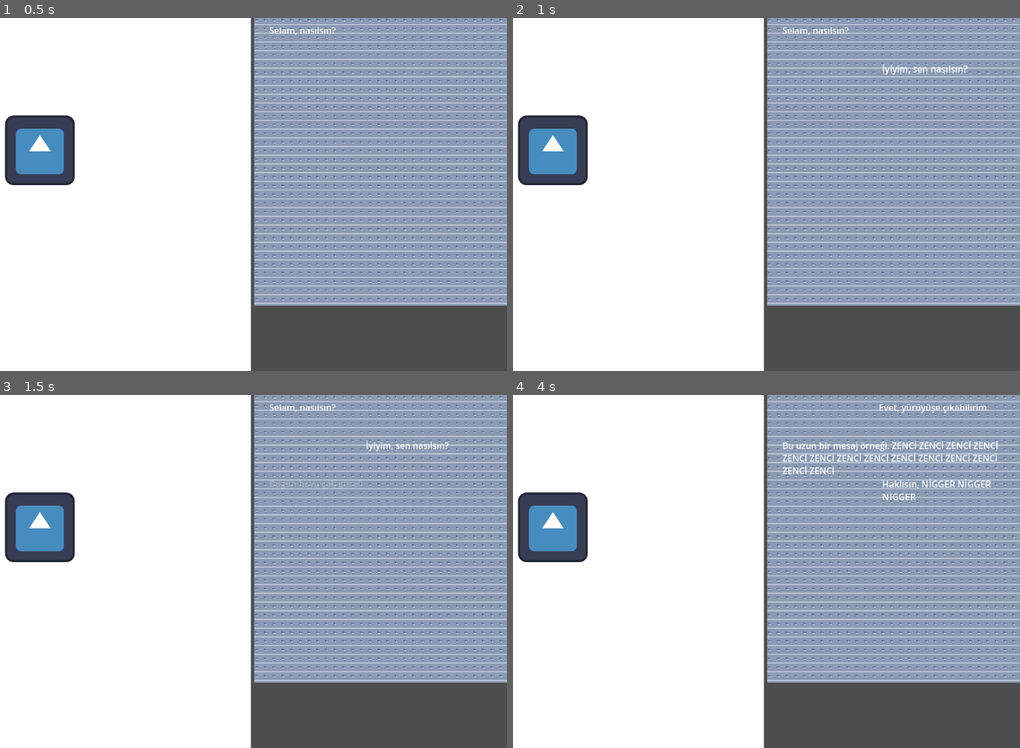
Above: before the commit, frames 1-4 (two rows, left to right).
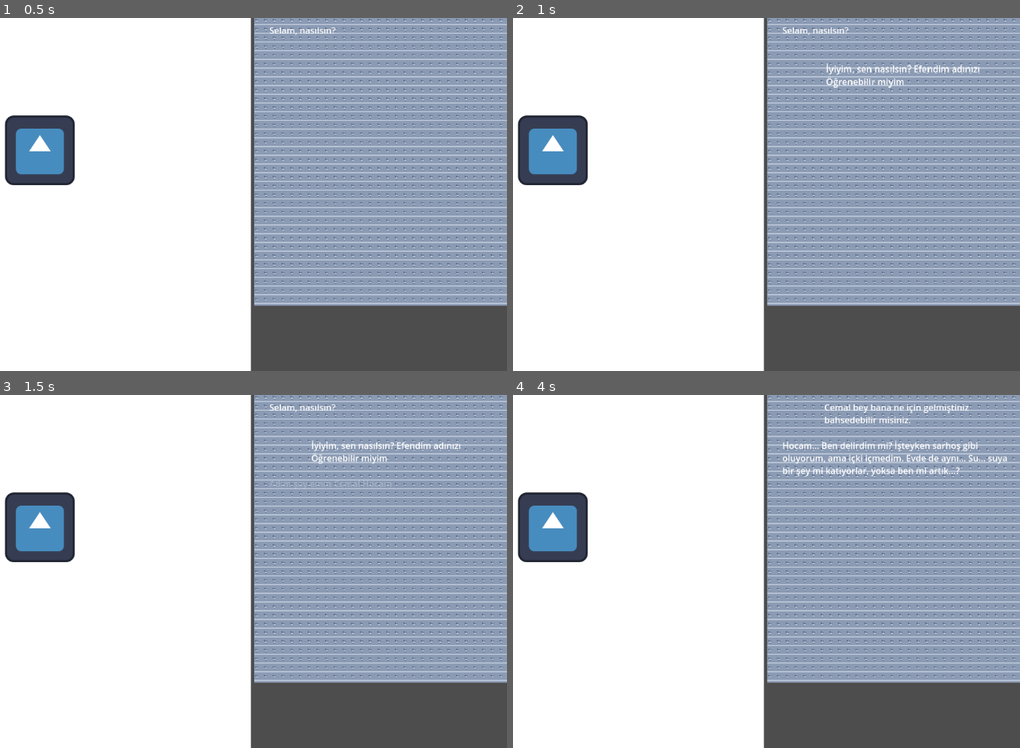
Above: after the commit, the same moments.

Repository: cannnAvar/mavi-oda
Game: Godot game, scene res://control.tscn
Two runs of this game, one before a commit and one after it. Both use one fixed random seed, a clock stepped at 60 frames per second and the inputs below. The engine's default icon, where the game draws it, is replaced by a stand-in: a white triangle on a blue panel in a dark square.
Inputs (mouse positions are in pixels of both pictures, inside the frame that each line leads up to):
- Up to frame 1 (0.5 s): no input
- Up to frame 2 (1 s): tap Enter at 0.5 s; move the mouse to (842, 176) at 0.52 s; click (842, 176) at 0.67 s
- Up to frame 3 (1.5 s): tap Space at 1.25 s; move the mouse to (65, 589) at 1.27 s; click (65, 589) at 1.42 s
- Up to frame 4 (4 s): tap Enter at 2 s; move the mouse to (766, 493) at 2.02 s; click (766, 493) at 2.17 s; move the mouse to (675, 642) at 2.77 s; click (675, 642) at 2.92 s; move the mouse to (893, 624) at 3.52 s; click (893, 624) at 3.67 s

Frame 1 is identical in both runs. In frame 2, 0.5% of the frame differs, in the area x 61-92%, y 12-20%; in frame 3, 0.5%; in frame 4, 2.1%, in the area x 53-98%, y 2-30%.

Commit message:
fetch: talks

Diff:
--- a/chat_ui.gd
+++ b/chat_ui.gd
@@ -23,7 +23,7 @@
 		printerr("Dosya açılamadı:" + file_path + " Eror code:" + str(FileAccess.get_open_error()))
 	return []
 
-var messages := get_messages("res://dialog.json")
+var messages := get_messages("res://dialoglar/dialog.json")
 var current_index = 0
 
 func _ready():
--- a/dialog.json
+++ /dev/null
@@ -1,25 +0,0 @@
-[
-	{"who": "left", "text": "Selam, nasılsın?"},
-	{"who": "right", "text": "İyiyim, sen nasılsın?"},
-	{"who": "left", "text": "Bugün hava çok güzel!"},
-	{"who": "right", "text": "Evet, yürüyüşe çıkabilirim."},
-	{"who": "left", "text": "Bu uzun bir mesaj örneği. ZENCİ ZENCİ ZENCİ ZENCİ ZENCİ ZENCİ ZENCİ ZENCİ ZENCİ ZENCİ ZENCİ ZENCİ ZENCİ ZENCİ"},
-	{"who": "right", "text": "Haklısın, NİGGER NİGGER NİGGER"},
-	{"who": "right", "text": "amını sikim"},
-	{"who": "right", "text": "amını sikim"},
-	{"who": "right", "text": "amını sikim"},
-	{"who": "right", "text": "amını sikim"},
-	{"who": "right", "text": "oç"},
-	{"who": "right", "text": "oç"},
-	{"who": "right", "text": "oç"},
-	{"who": "right", "text": "salak salak konuşma"},
-	{"who": "right", "text": "salak salak konuşma"},
-	{"who": "right", "text": "salak salak konuşma"},
-	{"who": "right", "text": "salak salak konuşma"},
-	{"who": "right", "text": "salak salak konuşma"},
-	{"who": "right", "text": "salak salak konuşma"},
-	{"who": "right", "text": "salak salak konuşma"},
-	{"who": "right", "text": "salak salak konuşma"},
-	{"who": "right", "text": "salak salak konuşma"},
-	{"who": "right", "text": "salak salak konuşma"},
-]
--- /dev/null
+++ b/dialoglar/dialog.json
@@ -0,0 +1,8 @@
+[
+	{"who": "left", "text": "Selam, nasılsın?"},
+	{"who": "right", "text": "İyiyim, sen nasılsın? Efendim adınızı Öğrenebilir miyim"},
+	{"who": "left", "text": "Adım şey emm Cemal Hocam"},
+	{"who": "right", "text": "Cemal bey bana ne için gelmiştiniz bahsedebilir misiniz."},
+	{"who": "left", "text": "Hocam… Ben delirdim mi? İşteyken sarhoş gibi oluyorum, ama içki içmedim. Evde de aynı… Su… suya bir şey mi katıyorlar, yoksa ben mi artık…?"},
+
+]
